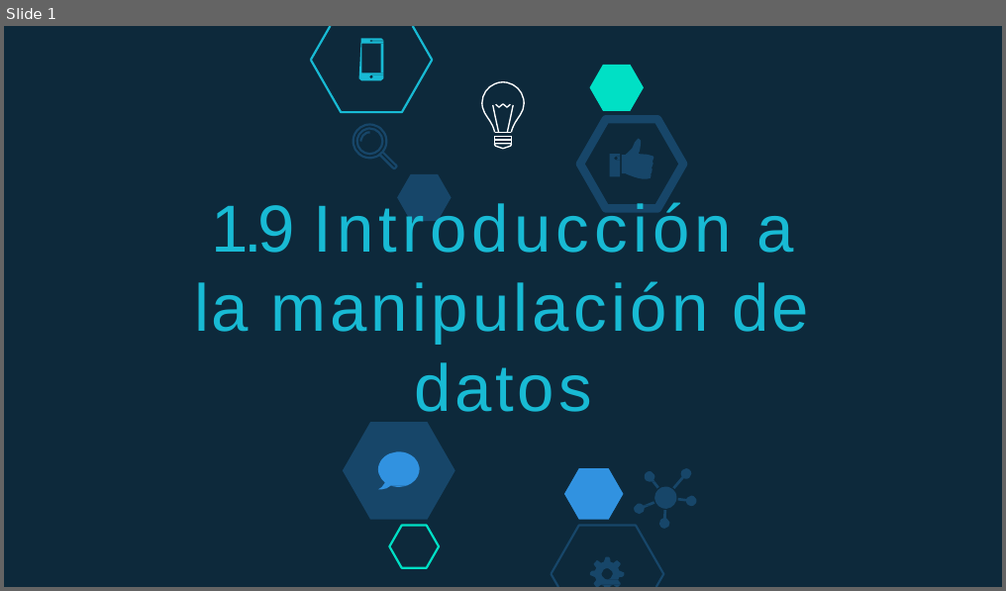
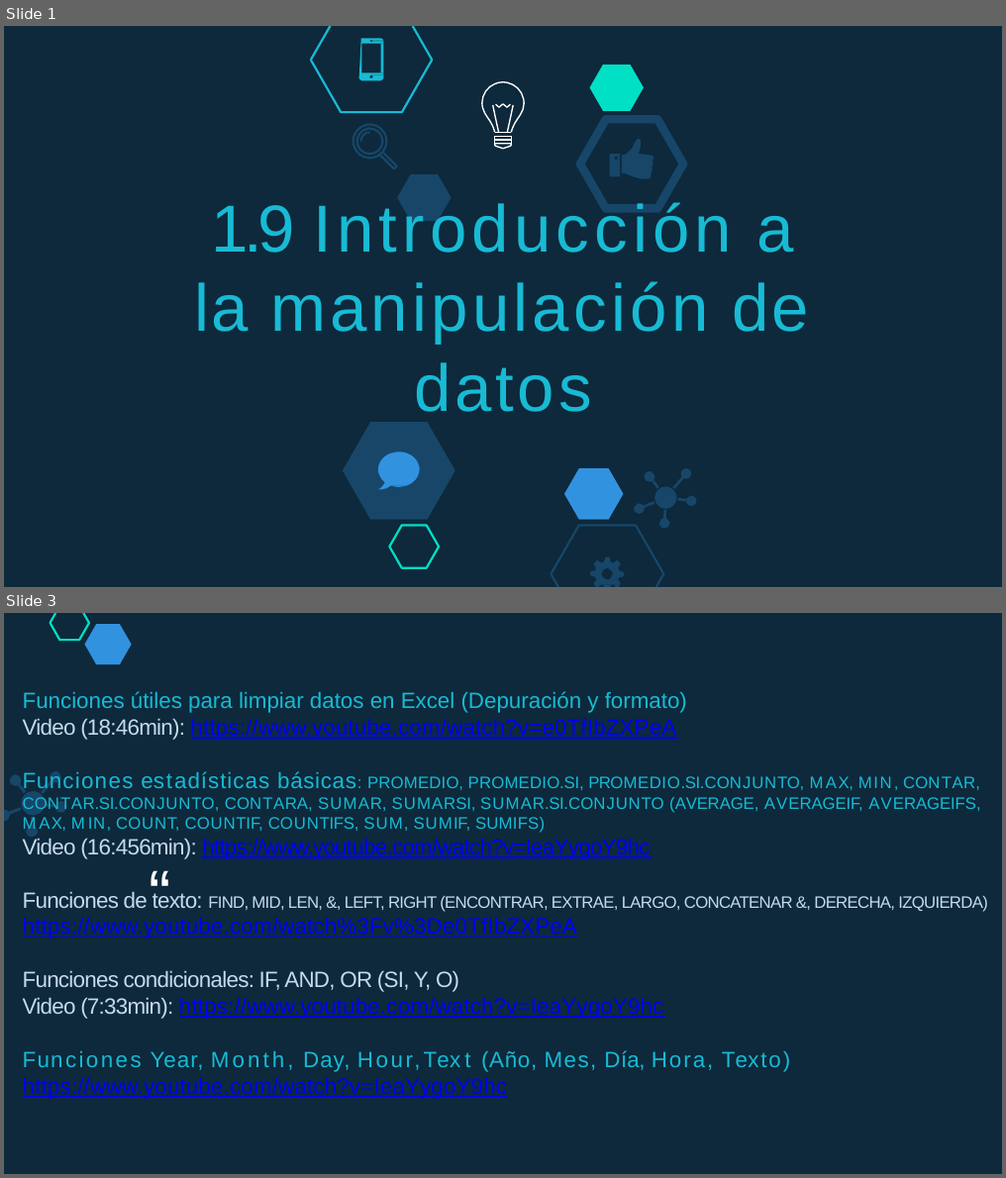
Before and after one commit to lizetheP/PensamientoC, a slide deck: Calendario2019/Presentaciones/Originales/1.9 Introducción a la manipulación de datos autoestudio.pptx. Shown one above the other, each under a label of ours: slide 1 before the commit, slides 1 and 3 after it; the slides between them are not shown. The pictures are 1006x591 and 1006x1178 pixels, drawn with LibreOffice and Linux fonts; fonts in the diff are those of the drawing; background and template pictures are left out. Boxes give left, top, right and bottom in pixels: in the first picture for what was removed or moved away, otherwise in the second. Text is boxed around its words. In the diff, an @@ line names an element or a change of style, - is before the commit and + after.

```diff
--- a/Calendario2019/Presentaciones/Originales/1.9 Introducción a la manipulación de datos autoestudio.pptx
+++ b/Calendario2019/Presentaciones/Originales/1.9 Introducción a la manipulación de datos autoestudio.pptx
@@ slide 3 added at [4, 613, 1002, 1174], background #FFFFFF; not listed: 1 template element that a slide beside it also shows @@
@@ freeform shape added at [50, 613, 89, 640], outline #00E0C5 1.56 pt @@
@@ freeform shape added at [50, 613, 55, 623], outline #00E0C5 1.56 pt @@
@@ freeform shape added at [85, 624, 132, 664], fill #3192E0 @@
@@ text added at [23, 691, 988, 1099], 16 pt, text #18BAD4 @@
+Funciones útiles para limpiar datos en Excel (Depuración y formato)
+Video (18:46min): https://www.youtube.com/watch?v=e0TfIbZXPeA
+Funciones estadísticas básicas: PROMEDIO, PROMEDIO.SI, PROMEDIO.SI.CONJUNTO, MAX, MIN, CONTAR, CONTAR.SI.CONJUNTO, CONTARA, SUMAR, SUMARSI, SUMAR.SI.CONJUNTO (AVERAGE, AVERAGEIF, AVERAGEIFS, MAX, MIN, COUNT, COUNTIF, COUNTIFS, SUM, SUMIF, SUMIFS)
+Video (16:456min): https://www.youtube.com/watch?v=IeaYygoY9hc
+Funciones de texto: FIND, MID, LEN, &, LEFT, RIGHT (ENCONTRAR, EXTRAE, LARGO, CONCATENAR &, DERECHA, IZQUIERDA)
+https://www.youtube.com/watch%3Fv%3De0TfIbZXPeA
+Funciones condicionales: IF, AND, OR (SI, Y, O)
+Video (7:33min): https://www.youtube.com/watch?v=IeaYygoY9hc
+Funciones Year, Month, Day, Hour,Text (Año, Mes, Día, Hora, Texto)
+https://www.youtube.com/watch?v=IeaYygoY9hc
@@ freeform shape added at [10, 774, 26, 793], fill #174669 @@
@@ freeform shape added at [41, 771, 60, 794], fill #174669 @@
@@ freeform shape added at [4, 808, 21, 822], fill #174669 @@
@@ freeform shape added at [21, 791, 45, 816], fill #174669 @@
@@ freeform shape added at [26, 817, 37, 837], fill #174669 @@
@@ freeform shape added at [46, 802, 65, 813], fill #174669 @@
@@ text added at [148, 851, 174, 931], 48 pt, text #FFFFFF @@
+“
```
Also in this commit, not shown: 1 slide changed, 18 other files.
